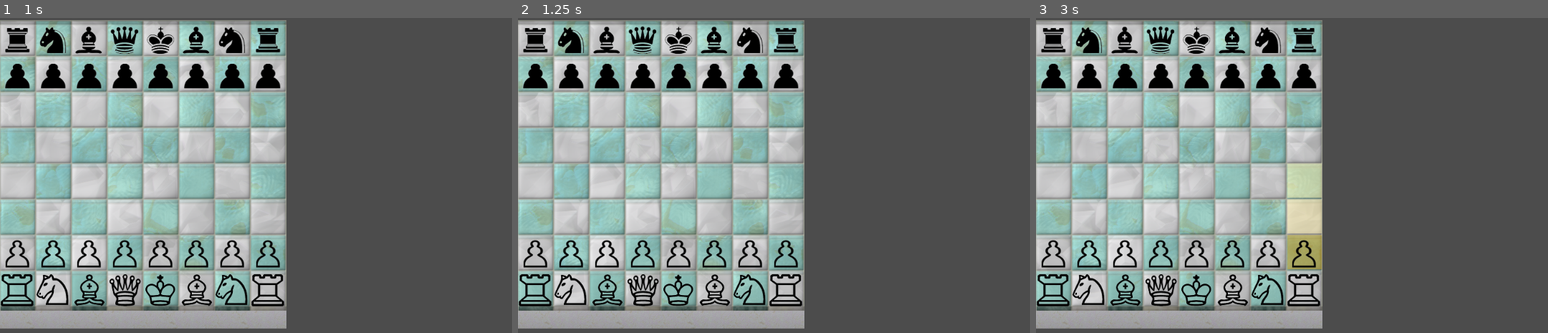
Above: before the commit, frames 1-3 (left to right).
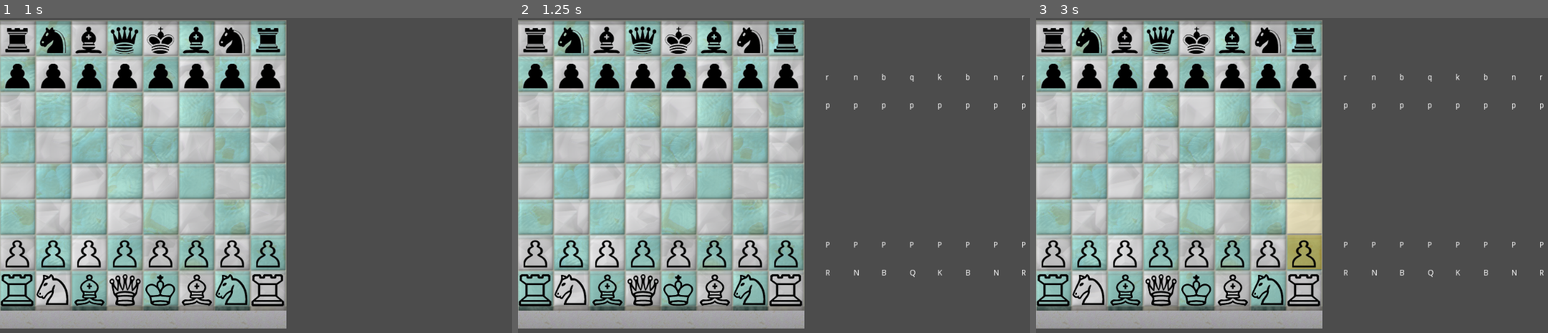
Above: after the commit, the same moments.

Repository: reidhaegele/chessieboi
Game: Godot game, scene res://Chess2d.tscn
Two runs of this game, one before a commit and one after it. Both use one fixed random seed, a clock stepped at 60 frames per second and the inputs below.
Inputs (mouse positions are in pixels of both pictures, inside the frame that each line leads up to):
- Up to frame 1 (1 s): tap Enter at 0.5 s; move the mouse to (414, 169) at 0.52 s; click (414, 169) at 0.67 s
- Up to frame 2 (1.25 s): no input
- Up to frame 3 (3 s): move the mouse to (1210, 203) at 1.27 s; click (1210, 203) at 1.42 s; tap Space at 2 s; move the mouse to (1379, 112) at 2.02 s; click (1379, 112) at 2.17 s; tap Enter at 2.75 s; move the mouse to (1292, 251) at 2.77 s; click (1292, 251) at 2.92 s

Frame 1 is identical in both runs. In frame 2, 0.3% of the frame differs, in the area x 60-100%, y 17-83%; in frame 3, 0.3%.

Commit message:
debugger

Diff:
--- a/Chess2d.tscn
+++ b/Chess2d.tscn
@@ -1,6 +1,7 @@
-[gd_scene load_steps=3 format=2]
+[gd_scene load_steps=4 format=2]
 
 [ext_resource path="res://Glass and Marble 512x552.png" type="Texture" id=1]
+[ext_resource path="res://Debugger.gd" type="Script" id=2]
 [ext_resource path="res://Chessboard.gd" type="Script" id=3]
 
 [node name="Node2D" type="Node2D"]
@@ -9,3 +10,6 @@
 position = Vector2( 256, 280 )
 texture = ExtResource( 1 )
 script = ExtResource( 3 )
+
+[node name="Debugger" type="Node2D" parent="."]
+script = ExtResource( 2 )
--- /dev/null
+++ b/Debugger.gd
@@ -0,0 +1,29 @@
+extends Node2D
+
+
+# Declare member variables here. Examples:
+# var a = 2
+# var b = "text"
+
+onready var parent = get_parent()
+
+# Called when the node enters the scene tree for the first time.
+func _ready():
+	pass # Replace with function body.
+
+var frames = 0
+# Called every frame. 'delta' is the elapsed time since the previous frame.
+func _process(_delta: float) -> void:
+	frames = frames + 1
+	if(frames > 60):
+		for child in self.get_children():
+			child.queue_free()
+		frames=0
+		var chessBoard1 = parent.get_child(0).chessBoard
+		for i in range(8):
+			for j in range(8):
+				var label = Label.new()
+				label.text = chessBoard1[i][j]
+				label.rect_min_size = Vector2(64, 64)  # Set the size of each label
+				label.rect_position = Vector2(((j * 50)+550), ((i * 50)+100))  # Set the position of each label
+				add_child(label)  # Add the label as a child of the current node
